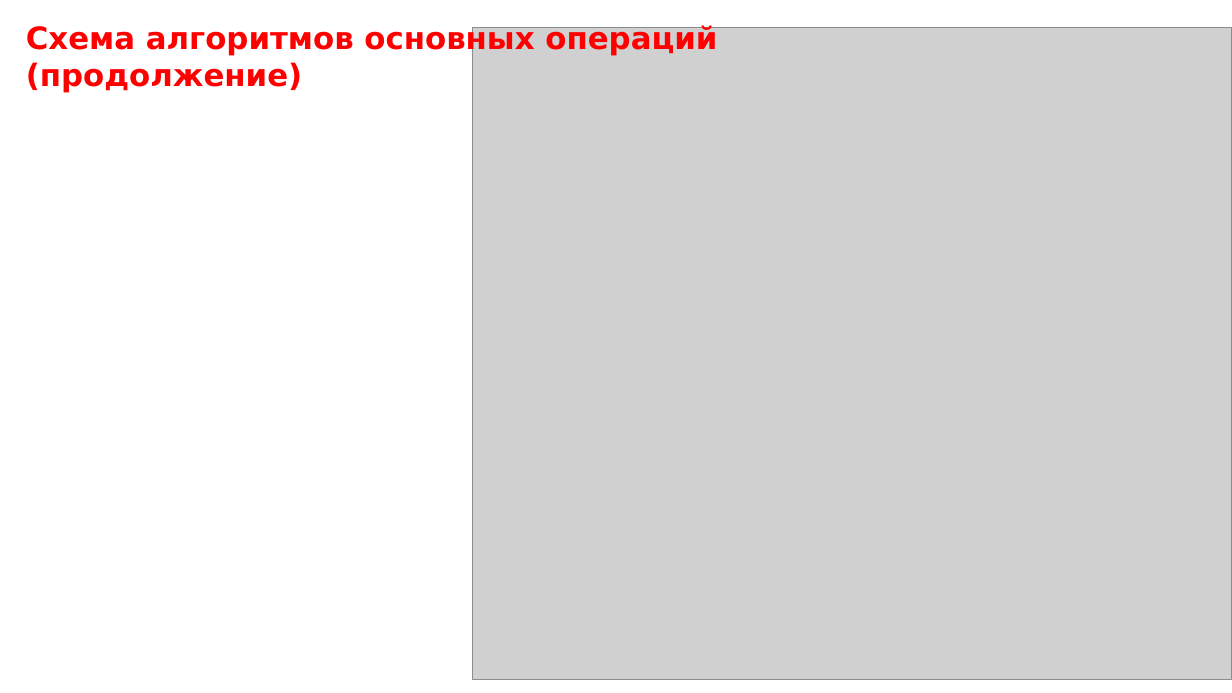
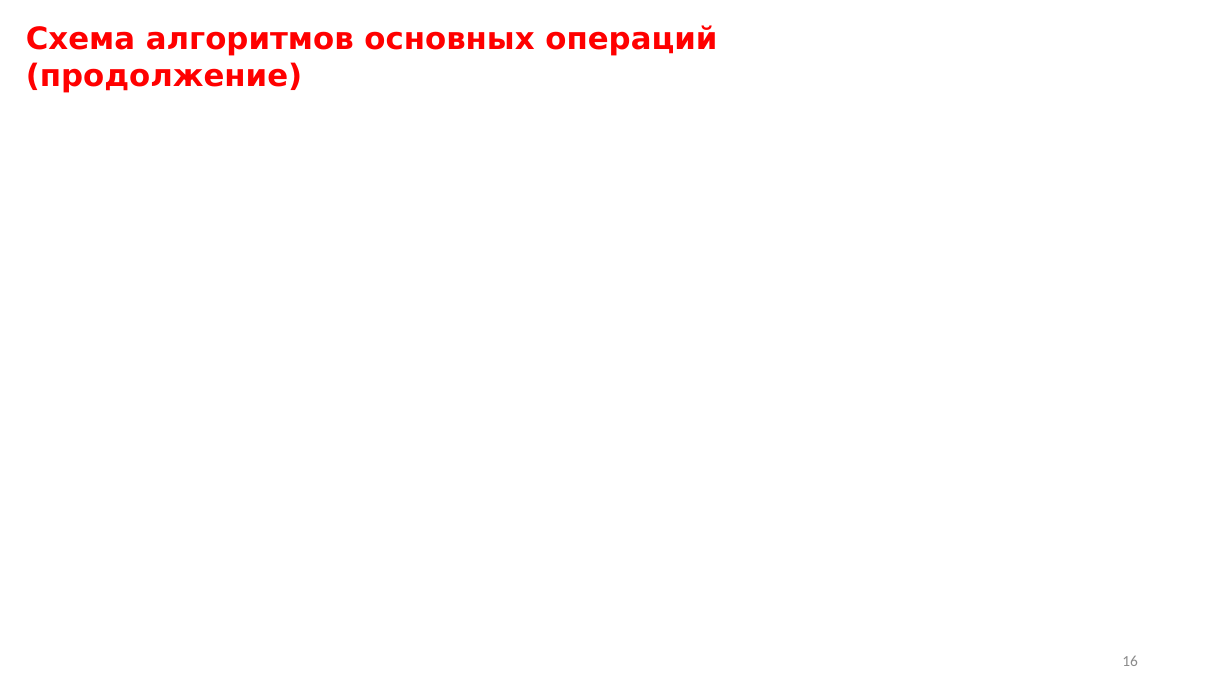
Before and after one commit to nans1996/GAR, a slide deck: slide 16 of ПРИ115-РПС-КП_03.pptx. Drawn at 1232x693 pixels with LibreOffice and Linux fonts; fonts in the diff are those of the drawing; grey boxes stand for pictures. Boxes give left, top, right and bottom in pixels: in the first picture for what was removed or moved away, otherwise in the second. Text is boxed around its words. In the diff, an @@ line names an element or a change of style, - is before the commit and + after.

```diff
--- a/ПРИ115-РПС-КП_03.pptx
+++ b/ПРИ115-РПС-КП_03.pptx
@@ picture removed at [472, 27, 1232, 679] @@
@@ page number added at [1122, 655, 1138, 666], 12 pt, text #8C8C8C @@
+16
```
Also in this commit, not shown: 4 other slides changed.
